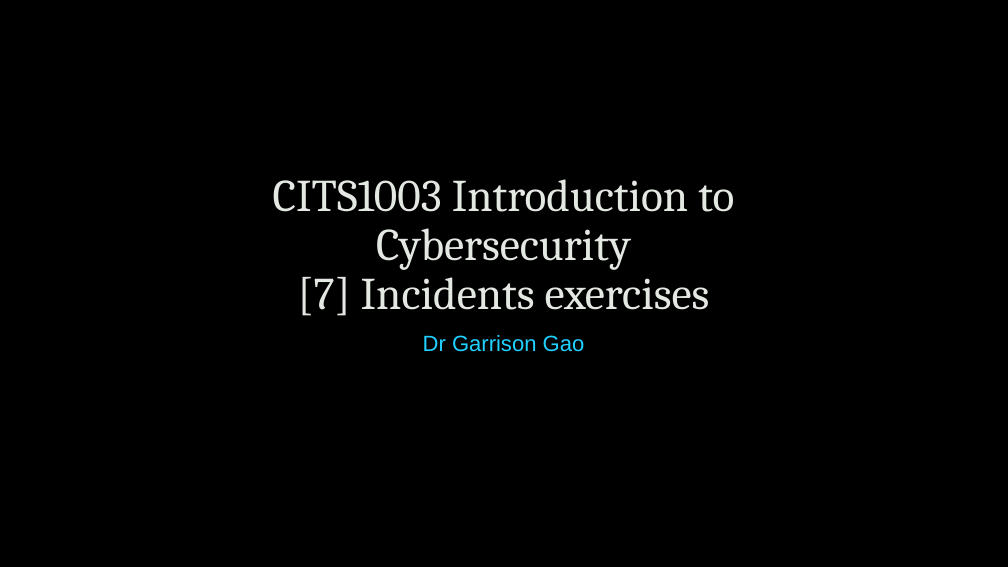
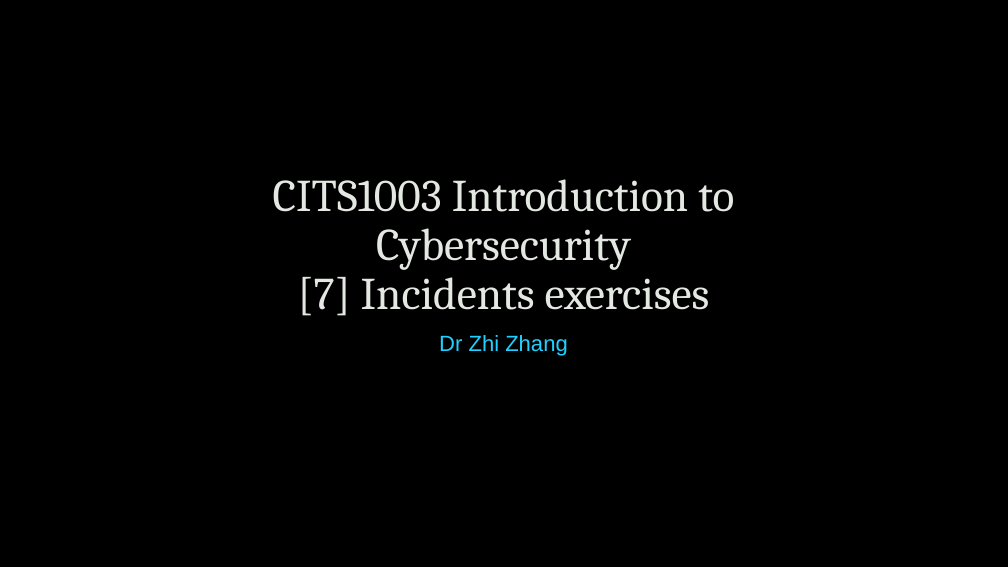
Before and after one commit to uwacyber/cits1003, a slide deck: slide 1 of cits1003-lecture_slides/CITS1003-7 Incidents-exercises.pptx. Drawn at 1008x567 pixels with LibreOffice and Linux fonts; fonts in the diff are those of the drawing; background and template pictures are left out. Boxes give left, top, right and bottom in pixels: in the first picture for what was removed or moved away, otherwise in the second. Text is boxed around its words. In the diff, an @@ line names an element or a change of style, - is before the commit and + after.

```diff
--- a/cits1003-lecture_slides/CITS1003-7 Incidents-exercises.pptx
+++ b/cits1003-lecture_slides/CITS1003-7 Incidents-exercises.pptx
@@ subtitle at [439, 335, 568, 356]: text changed @@
-Dr Garrison Gao
+Dr Zhi Zhang
```
Also in this commit, not shown: 9 other slides changed, 2 slides added, 7 slides removed.
